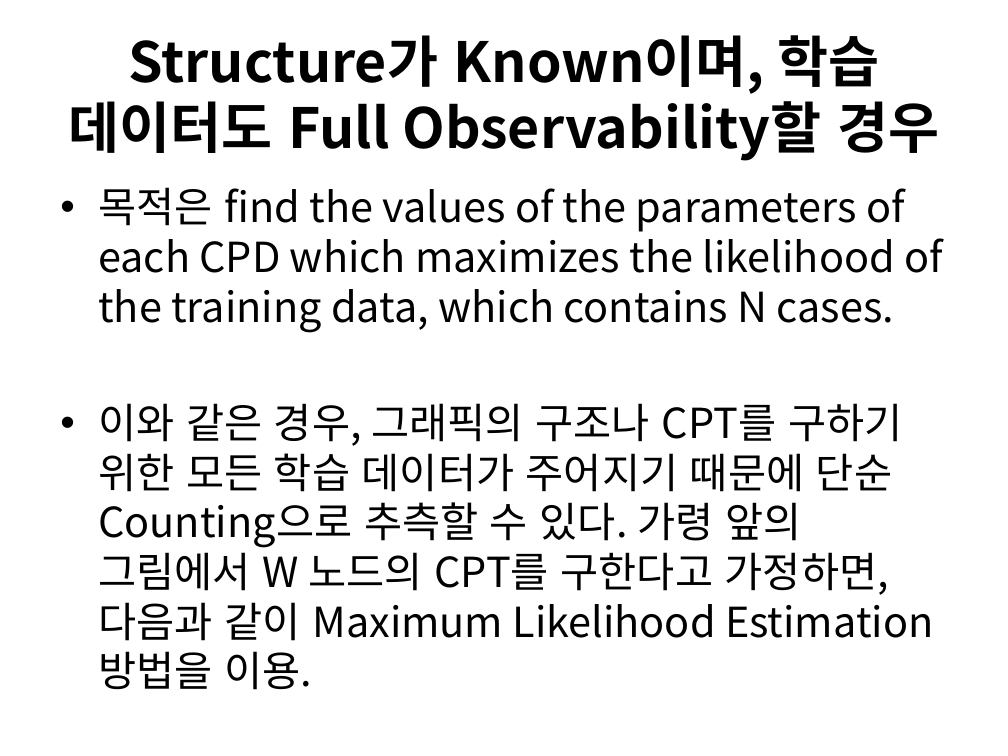
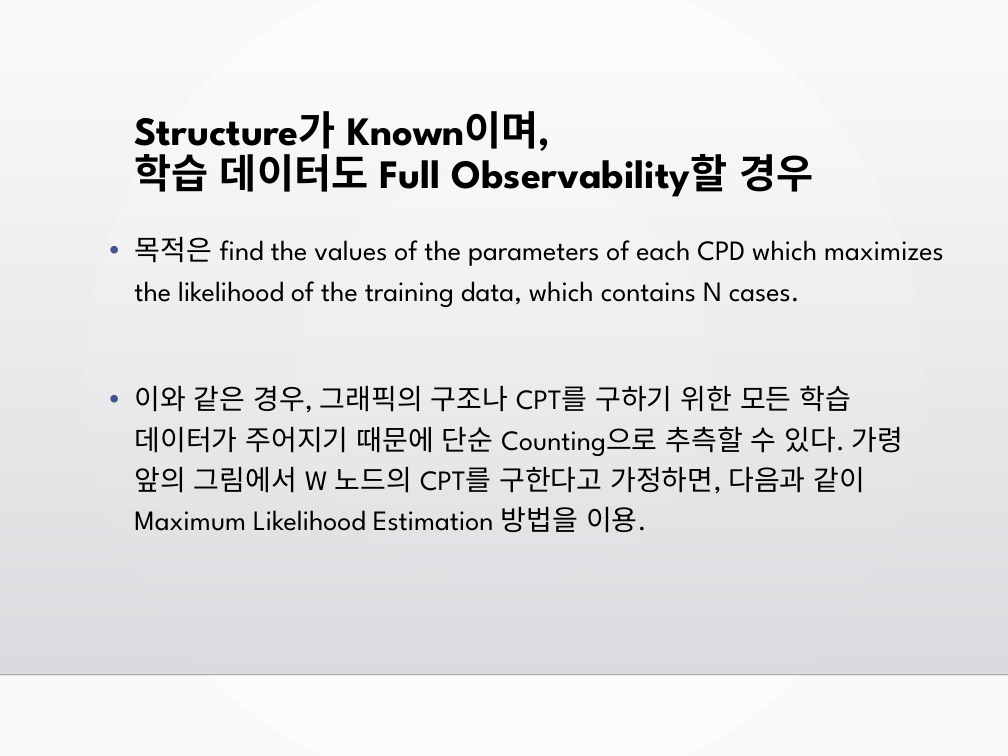
Before and after one commit to LEECHHE/capstone, a slide deck: slide 16 of papers/Bayesian.Network.pptx (slide 17 before the commit). Drawn at 1008x756 pixels with LibreOffice and Linux fonts; fonts in the diff are those of the drawing; background and template pictures are left out. Boxes give left, top, right and bottom in pixels: in the first picture for what was removed or moved away, otherwise in the second. Text is boxed around its words. In the diff, an @@ line names an element or a change of style, - is before the commit and + after.

Commit message:
revise ppt

```diff
--- a/papers/Bayesian.Network.pptx
+++ b/papers/Bayesian.Network.pptx
@@ background #FFFFFF to gradient #FFFFFF to #FAFAFA @@
@@ rectangle added at (0,51,1008,674), fill gradient #DCDCE0 to #DEDEE2 @@
@@ title "Structure가 Known이며, 학습 데이터도 Full ...": place and size @@
-title "Structure가 Known이며, 학습 데이터도 Full ..." at (69,35,939,161)
+title "Structure가 Known이며, 학습 데이터도 Full ..." at (134,111,813,197)
@@ title "Structure가 Known이며, 학습 데이터도 Full ..." at (134,111,813,197): size 39.6 to 28.8 pt, font Noto Sans CJK KR to League Spartan; alignment centre to left; line spacing 1 to 0.9; vertical alignment middle to top @@
@@ text "목적은 find the values of ...": place and size @@
-text "목적은 find the values of ..." at (98,187,943,690)
+text "목적은 find the values of ..." at (134,237,944,533)
@@ text "목적은 find the values of ..." at (134,237,944,533): size 29.6 to 20 pt, font Noto Sans CJK KR to League Spartan; indent changed; line spacing 1 to 1.2; more space between paragraphs @@
@@ line added from (0, 674) to (1008, 674), #000001 1 pt @@
```
Also in this commit, not shown: 16 other slides changed, 4 slides added, 1 slide removed, 3 other files.
